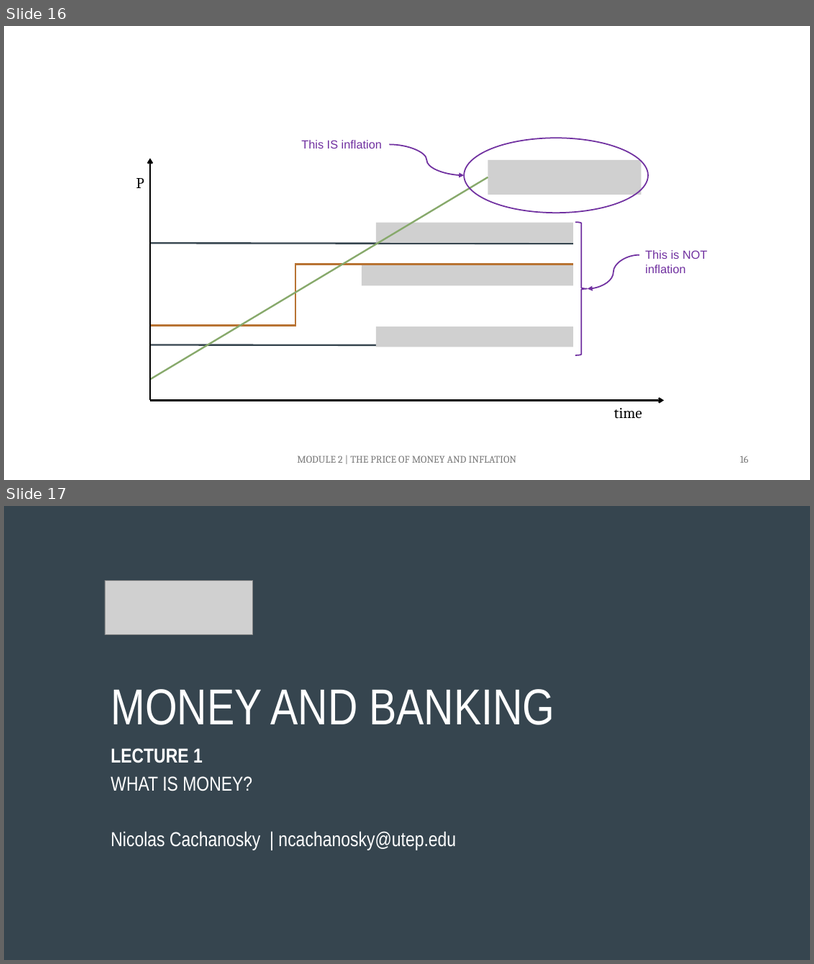
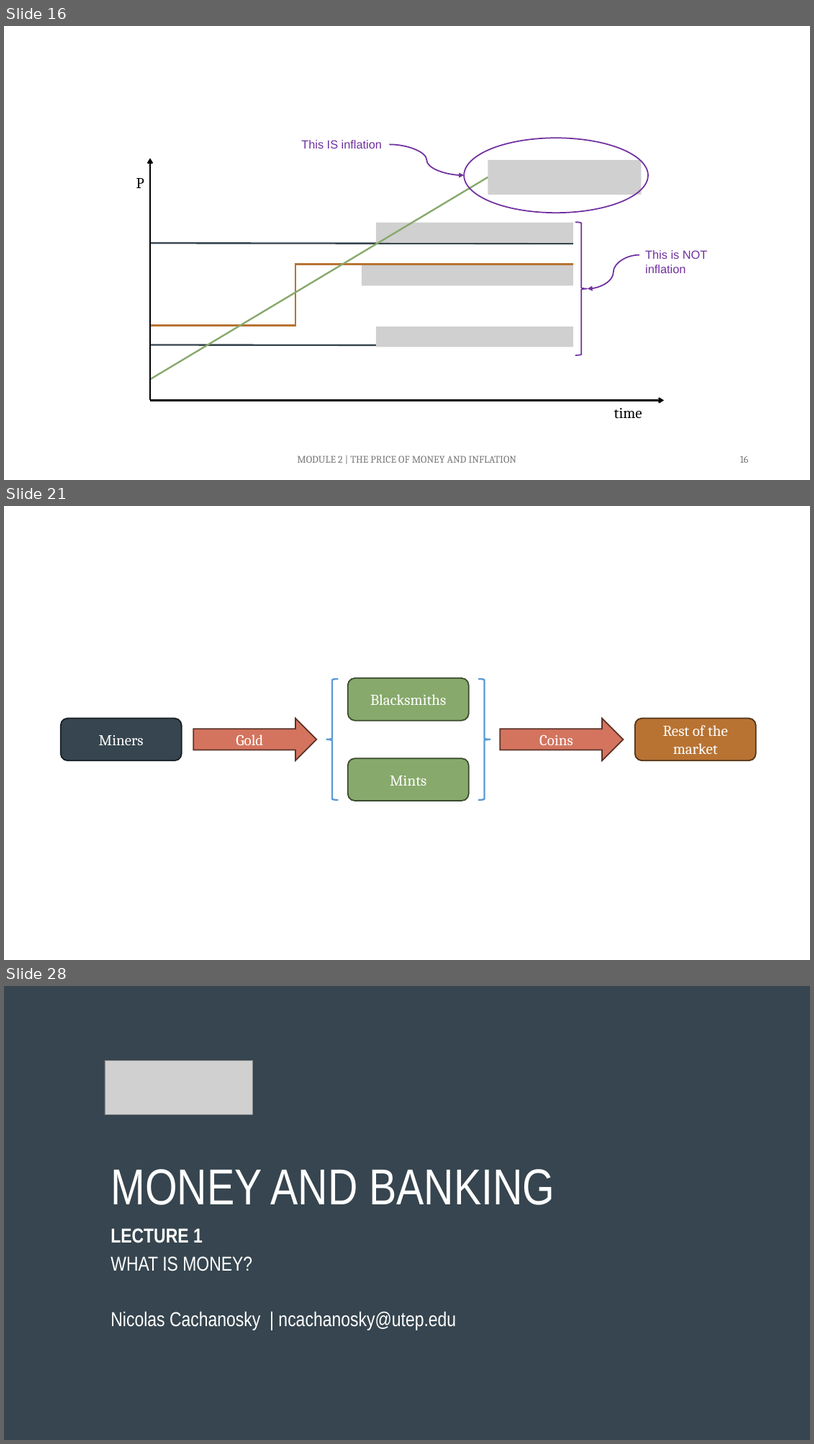
Before and after one commit to ncachanosky/ECON-3320-online, a slide deck: figures/figures.pptx. Shown one above the other, each under a label of ours: slides 16 and 17 before the commit, slides 16, 21 and 28 after it; the slides between them are not shown. The pictures are 814x964 and 814x1444 pixels, drawn with LibreOffice and Linux fonts; fonts in the diff are those of the drawing; grey boxes stand for pictures. Boxes give left, top, right and bottom in pixels: in the first picture for what was removed or moved away, otherwise in the second. Text is boxed around its words. In the diff, an @@ line names an element or a change of style, - is before the commit and + after.

```diff
--- a/figures/figures.pptx
+++ b/figures/figures.pptx
@@ slide 21 added at box(4, 506, 810, 960), background #FFFFFF @@
@@ rounded rectangle added at box(348, 678, 469, 720), fill #87A96B, outline #3B4A2F 1.5 pt, 18 pt, text #FFFFFF @@
+Blacksmiths
@@ left brace added at box(327, 679, 339, 800), outline #5B9BD5 2 pt @@
@@ left brace added at box(479, 679, 491, 800), outline #5B9BD5 2 pt @@
@@ rounded rectangle added at box(61, 718, 182, 761), fill #36454F, outline #181E23 1.5 pt, 18 pt, text #FFFFFF @@
+Miners
@@ right arrow added at box(193, 718, 316, 761), fill #D4745E, outline #5D3329 1.5 pt, 18 pt, text #FFFFFF @@
+Gold
@@ right arrow added at box(501, 718, 624, 761), fill #D4745E, outline #5D3329 1.5 pt, 18 pt, text #FFFFFF @@
+Coins
@@ rounded rectangle added at box(635, 718, 756, 761), fill #B87333, outline #513216 1.5 pt, 18 pt, text #FFFFFF @@
+Rest of the market
@@ rounded rectangle added at box(348, 758, 469, 800), fill #87A96B, outline #3B4A2F 1.5 pt, 18 pt, text #FFFFFF @@
+Mints
@@ what was slide 17 is now slide 28 @@
```
Also in this commit, not shown: 10 other slides added, 23 other files.
